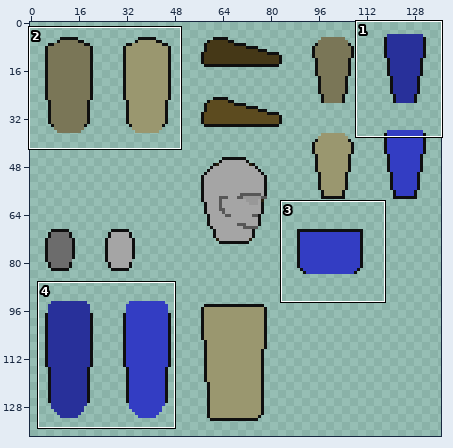
Sprite sheet: public/bodies/default-hybrid.png. Above, an overview of the earlier version with the close-up marked.
Close-up. As it was:
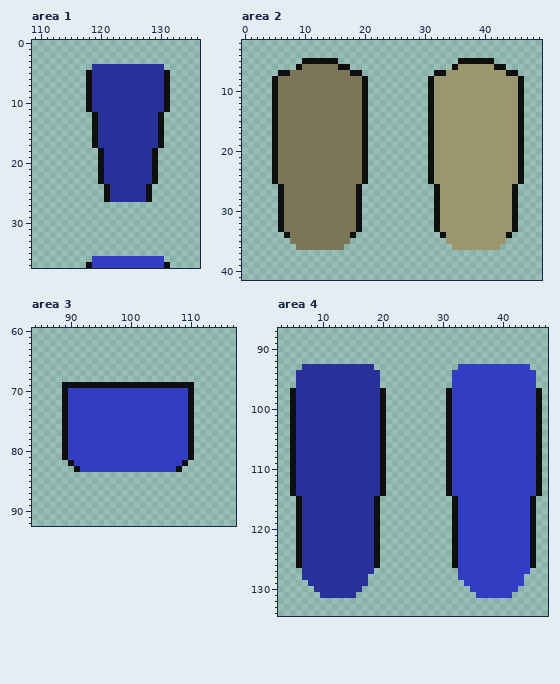
The file is 137x138 pixels. Pixels under 10% opacity are left out. Colours within 5 levels of each other are drawn and written as one. Shown: area 1: x 109..136, y 0..37; area 2: x 0..49, y 2..41; area 3: x 84..117, y 60..92; area 4: x 3..47, y 87..134. The commit also changed other parts of the picture, which this record leaves out.
The same view after the edit:
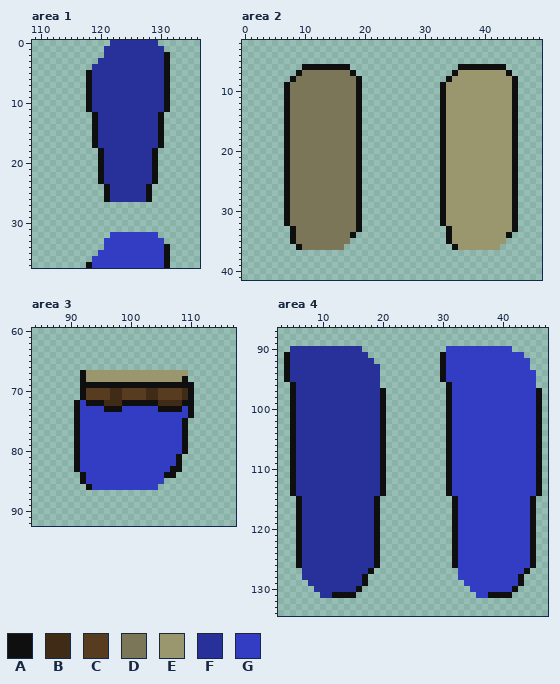
Palette (. is transparent): A #0f0f0f  B #402b17  C #583c20  D #7a7657  E #9a976f  F #28309a  G #333dc3
From old to new:
--- area 1
@@ x 118..133 @@
- 0 ................
- 1 ................
- 2 ................
- 3 ................
- 4 .FFFFFFFFFFFF...
+ 0 ....FFFFFFFF....
+ 1 ...FFFFFFFFFF...
+ 2 ...FFFFFFFFFFA..
+ 3 ..FFFFFFFFFFFA..
+ 4 .FFFFFFFFFFFFA..
  5 AFFFFFFFFFFFFA..
@@ x 118..133 @@
 31 ................
-32 ................
-33 ................
-34 ................
-35 ................
-36 .GGGGGGGGGGGG...
+32 ....GGGGGGGG....
+33 ...GGGGGGGGGG...
+34 ...GGGGGGGGGGA..
+35 ..GGGGGGGGGGGA..
+36 .GGGGGGGGGGGGA..
 37 AGGGGGGGGGGGGA..
--- area 2
@@ x 0..49 @@
  4 ..................................................
- 5 ..........AAAAAA....................AAAAAA........
- 6 .........ADDDDDDAA.................AEEEEEEAA......
- 7 ......AADDDDDDDDDDAA............AAEEEEEEEEEEAA....
- 8 .....ADDDDDDDDDDDDDDA..........AEEEEEEEEEEEEEEA...
- 9 .....ADDDDDDDDDDDDDDA..........AEEEEEEEEEEEEEEA...
-10 .....ADDDDDDDDDDDDDDA..........AEEEEEEEEEEEEEEA...
-11 .....ADDDDDDDDDDDDDDA..........AEEEEEEEEEEEEEEA...
-12 .....ADDDDDDDDDDDDDDA..........AEEEEEEEEEEEEEEA...
-13 .....ADDDDDDDDDDDDDDA..........AEEEEEEEEEEEEEEA...
-14 .....ADDDDDDDDDDDDDDA..........AEEEEEEEEEEEEEEA...
-15 .....ADDDDDDDDDDDDDDA..........AEEEEEEEEEEEEEEA...
-16 .....ADDDDDDDDDDDDDDA..........AEEEEEEEEEEEEEEA...
-17 .....ADDDDDDDDDDDDDDA..........AEEEEEEEEEEEEEEA...
-18 .....ADDDDDDDDDDDDDDA..........AEEEEEEEEEEEEEEA...
-19 .....ADDDDDDDDDDDDDDA..........AEEEEEEEEEEEEEEA...
-20 .....ADDDDDDDDDDDDDDA..........AEEEEEEEEEEEEEEA...
-21 .....ADDDDDDDDDDDDDDA..........AEEEEEEEEEEEEEEA...
-22 .....ADDDDDDDDDDDDDDA..........AEEEEEEEEEEEEEEA...
-23 .....ADDDDDDDDDDDDDDA..........AEEEEEEEEEEEEEEA...
-24 .....ADDDDDDDDDDDDDDA..........AEEEEEEEEEEEEEEA...
-25 .....ADDDDDDDDDDDDDDA..........AEEEEEEEEEEEEEEA...
-26 ......ADDDDDDDDDDDDA............AEEEEEEEEEEEEA....
-27 ......ADDDDDDDDDDDDA............AEEEEEEEEEEEEA....
-28 ......ADDDDDDDDDDDDA............AEEEEEEEEEEEEA....
-29 ......ADDDDDDDDDDDDA............AEEEEEEEEEEEEA....
-30 ......ADDDDDDDDDDDDA............AEEEEEEEEEEEEA....
-31 ......ADDDDDDDDDDDDA............AEEEEEEEEEEEEA....
-32 ......ADDDDDDDDDDDDA............AEEEEEEEEEEEEA....
-33 ......ADDDDDDDDDDDDA............AEEEEEEEEEEEEA....
-34 .......ADDDDDDDDDDA..............AEEEEEEEEEEA.....
-35 ........DDDDDDDDDD................EEEEEEEEEE......
-36 .........DDDDDDDD..................EEEEEEEE.......
+ 5 ..................................................
+ 6 ..........AAAAAAAA..................AAAAAAAA......
+ 7 .........ADDDDDDDDA................AEEEEEEEEA.....
+ 8 ........ADDDDDDDDDDA..............AEEEEEEEEEEA....
+ 9 .......ADDDDDDDDDDDA.............AEEEEEEEEEEEA....
+10 .......ADDDDDDDDDDDA.............AEEEEEEEEEEEA....
+11 .......ADDDDDDDDDDDA.............AEEEEEEEEEEEA....
+12 .......ADDDDDDDDDDDA.............AEEEEEEEEEEEA....
+13 .......ADDDDDDDDDDDA.............AEEEEEEEEEEEA....
+14 .......ADDDDDDDDDDDA.............AEEEEEEEEEEEA....
+15 .......ADDDDDDDDDDDA.............AEEEEEEEEEEEA....
+16 .......ADDDDDDDDDDDA.............AEEEEEEEEEEEA....
+17 .......ADDDDDDDDDDDA.............AEEEEEEEEEEEA....
+18 .......ADDDDDDDDDDDA.............AEEEEEEEEEEEA....
+19 .......ADDDDDDDDDDDA.............AEEEEEEEEEEEA....
+20 .......ADDDDDDDDDDDA.............AEEEEEEEEEEEA....
+21 .......ADDDDDDDDDDDA.............AEEEEEEEEEEEA....
+22 .......ADDDDDDDDDDDA.............AEEEEEEEEEEEA....
+23 .......ADDDDDDDDDDDA.............AEEEEEEEEEEEA....
+24 .......ADDDDDDDDDDDA.............AEEEEEEEEEEEA....
+25 .......ADDDDDDDDDDDA.............AEEEEEEEEEEEA....
+26 .......ADDDDDDDDDDDA.............AEEEEEEEEEEEA....
+27 .......ADDDDDDDDDDDA.............AEEEEEEEEEEEA....
+28 .......ADDDDDDDDDDDA.............AEEEEEEEEEEEA....
+29 .......ADDDDDDDDDDDA.............AEEEEEEEEEEEA....
+30 .......ADDDDDDDDDDDA.............AEEEEEEEEEEEA....
+31 .......ADDDDDDDDDDDA.............AEEEEEEEEEEEA....
+32 .......ADDDDDDDDDDDA.............AEEEEEEEEEEEA....
+33 ........ADDDDDDDDDDA..............AEEEEEEEEEEA....
+34 ........ADDDDDDDDDA...............AEEEEEEEEEA.....
+35 ........ADDDDDDDDD................AEEEEEEEEE......
+36 .........ADDDDDDD..................AEEEEEEE.......
 37 ..................................................
--- area 3
@@ x 84..117 @@
 66 ..................................
-67 ..................................
-68 ..................................
-69 .....AAAAAAAAAAAAAAAAAAAAAA.......
-70 .....AGGGGGGGGGGGGGGGGGGGGA.......
-71 .....AGGGGGGGGGGGGGGGGGGGGA.......
-72 .....AGGGGGGGGGGGGGGGGGGGGA.......
-73 .....AGGGGGGGGGGGGGGGGGGGGA.......
-74 .....AGGGGGGGGGGGGGGGGGGGGA.......
-75 .....AGGGGGGGGGGGGGGGGGGGGA.......
-76 .....AGGGGGGGGGGGGGGGGGGGGA.......
-77 .....AGGGGGGGGGGGGGGGGGGGGA.......
-78 .....AGGGGGGGGGGGGGGGGGGGGA.......
-79 .....AGGGGGGGGGGGGGGGGGGGGA.......
-80 .....AGGGGGGGGGGGGGGGGGGGGA.......
-81 .....AGGGGGGGGGGGGGGGGGGGGA.......
-82 ......AGGGGGGGGGGGGGGGGGGA........
-83 .......AGGGGGGGGGGGGGGGGA.........
-84 ..................................
-85 ..................................
-86 ..................................
+67 ........AEEEEEEEEEEEEEEEEE........
+68 ........AEEEEEEEEEEEEEEEEA........
+69 ........AAAAAAAAAAAAAAAAAAA.......
+70 ........ACCCCBBCCCCBBCCCCBA.......
+71 ........ACCCCBBCCCCBBCCCCBA.......
+72 .......AGAAABBBAAAAAABBBBAA.......
+73 .......AGGGGAAAGGGGGGAAAAGA.......
+74 .......AGGGGGGGGGGGGGGGGGGA.......
+75 .......AGGGGGGGGGGGGGGGGGA........
+76 .......AGGGGGGGGGGGGGGGGGA........
+77 .......AGGGGGGGGGGGGGGGGGA........
+78 .......AGGGGGGGGGGGGGGGGGA........
+79 .......AGGGGGGGGGGGGGGGGGA........
+80 .......AGGGGGGGGGGGGGGGGGA........
+81 .......AGGGGGGGGGGGGGGGGA.........
+82 .......AGGGGGGGGGGGGGGGGA.........
+83 .......AGGGGGGGGGGGGGGGAA.........
+84 ........AGGGGGGGGGGGGGAA..........
+85 ........AGGGGGGGGGGGGG............
+86 .........AGGGGGGGGGGG.............
 87 ..................................
--- area 4
@@ x 3..47 @@
  89 .............................................
- 90 .............................................
- 91 .............................................
- 92 .............................................
- 93 ....FFFFFFFFFFFF..............GGGGGGGGGGGG...
- 94 ...FFFFFFFFFFFFFF............GGGGGGGGGGGGGG..
- 95 ...FFFFFFFFFFFFFF............GGGGGGGGGGGGGG..
- 96 ...FFFFFFFFFFFFFF............GGGGGGGGGGGGGG..
+ 90 ..FFFFFFFFFFFF..............GGGGGGGGGGG......
+ 91 .AFFFFFFFFFFFFF............AGGGGGGGGGGGGG....
+ 92 .AFFFFFFFFFFFFFF...........AGGGGGGGGGGGGGG...
+ 93 .AFFFFFFFFFFFFFFF..........AGGGGGGGGGGGGGG...
+ 94 .AFFFFFFFFFFFFFFF..........AGGGGGGGGGGGGGGG..
+ 95 .AFFFFFFFFFFFFFFF..........AGGGGGGGGGGGGGGG..
+ 96 ..AFFFFFFFFFFFFFF...........AGGGGGGGGGGGGGG..
  97 ..AFFFFFFFFFFFFFFA..........AGGGGGGGGGGGGGGA.
@@ x 3..47 @@
 126 ...AFFFFFFFFFFFFA............AGGGGGGGGGGGGA..
-127 ....FFFFFFFFFFFF..............GGGGGGGGGGGG...
-128 ....FFFFFFFFFFF...............GGGGGGGGGGG....
-129 .....FFFFFFFFFF................GGGGGGGGGG....
-130 ......FFFFFFFF..................GGGGGGGG.....
-131 .......FFFFFF....................GGGGGG......
+127 ....FFFFFFFFFFFA..............GGGGGGGGGGGA...
+128 ....FFFFFFFFFFA...............GGGGGGGGGGA....
+129 .....FFFFFFFFFA................GGGGGGGGGA....
+130 ......FFFFFFFA..................GGGGGGGA.....
+131 .......FFAAAA....................GGAAAA......
 132 .............................................
